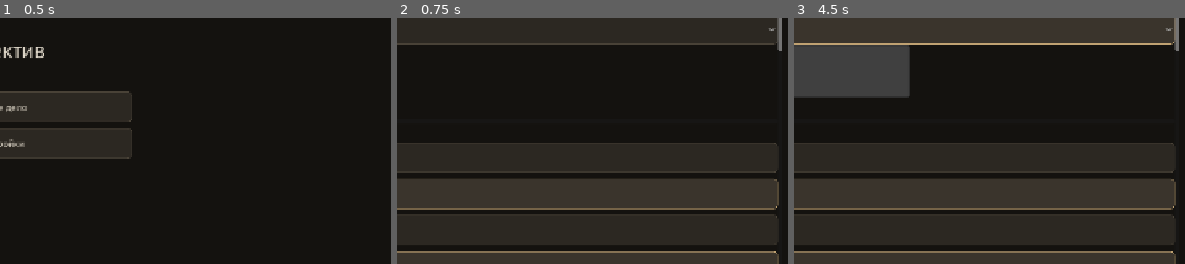
Above: before the commit, frames 1-3 (left to right).
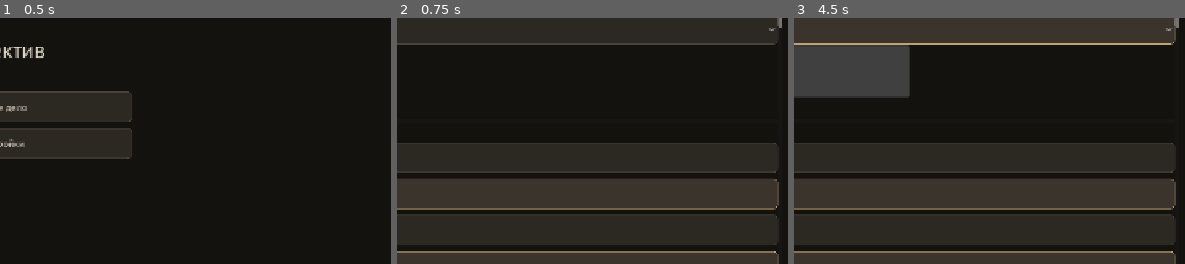
Above: after the commit, the same moments.

Repository: o5wtf/-
Game: Godot game, scene res://src/main.tscn
Same seed, same stepped clock (60 frames per second), same inputs: the game is played once before the commit and once after it.
Inputs (mouse positions are % of the whole screen's width and height, from its top left):
- Up to frame 1 (0.5 s): no input
- Up to frame 2 (0.75 s): click "Новое дело" at 0.5 s
- Up to frame 3 (4.5 s): click (46, 17) at 1.27 s; type "12" at 1.35 s; click "Показать" at 2 s; click "Скрыть" at 2.75 s; click "Проверить связь" at 3.5 s; click "gemini-3.5-flash-lite" at 4.25 s
The pictures show only the part of the screen within x 50-100%, y 33-83%; the shares and areas given below are measured in that part.

Frame 1 is identical in both runs. In frame 2, 0.1% of the frame differs, in the area x 97-99%, y 3-14%; in frame 3, 0.1%.

Commit message:
Показать сырую диагностику системного распознавания.
Проверки идут на UI-потоке и возвращают SDK, модель, исключения и список служб. Если isRecognitionAvailable молчит, но служба найдена, распознаватель создаётся по её ComponentName. Коды ошибок 10–15 совпадают с Android.

Co-authored-by: o5wtf <o5wtf@users.noreply.github.com>

Diff:
--- a/src/voice/system_stt.gd
+++ b/src/voice/system_stt.gd
@@ -23,55 +23,123 @@
 
 
 static func plugin_available() -> bool:
-	if not Engine.has_singleton(PLUGIN):
-		return false
-	var live: Object = Engine.get_singleton(PLUGIN)
-	if live == null or not live.has_method("isAvailable"):
-		return false
-	return bool(live.call("isAvailable"))
+	return available_from_report(_ensure_report())
+
+
+static func refresh_report() -> void:
+	_report_ready = false
+	_report = _pull_report()
+	_report_ready = true
+
+
+static func available_from_report(report: Dictionary) -> bool:
+	if bool(report.get("is_recognition_available", false)):
+		return true
+	if bool(report.get("on_device_available", false)):
+		return true
+	var services: Variant = report.get("services", [])
+	return services is Array and not (services as Array).is_empty()
 
 
 static func user_hint() -> String:
 	if not Engine.has_singleton(PLUGIN):
 		return "Системное распознавание не встроено в сборку"
+	var report := _ensure_report()
+	if str(report.get("activity", "")) == "missing":
+		return "Системное распознавание ещё не готово. Нажмите «Проверить снова»."
+	if available_from_report(report):
+		return ""
+	return "Служба распознавания речи не видна приложению"
+
+
+static func status_lines() -> PackedStringArray:
+	return lines_from_report(_ensure_report(), _record_state())
+
+
+static func lines_from_report(report: Dictionary, record_audio: String) -> PackedStringArray:
+	if report.is_empty():
+		return PackedStringArray([
+			"plugin=missing",
+			"sdk_int=n/a",
+			"manufacturer=",
+			"model=",
+			"activity=missing",
+			"is_recognition_available=no",
+			"is_recognition_available_error=",
+			"on_device_available=no",
+			"on_device_available_error=",
+			"services=",
+			"services_error=",
+			"voice_recognition_service=",
+			"voice_recognition_service_error=",
+			"record_audio=%s" % record_audio,
+			"причина=плагин не загружен",
+		])
+	var lines := PackedStringArray([
+		"plugin=loaded",
+		"sdk_int=%s" % str(report.get("sdk_int", "n/a")),
+		"manufacturer=%s" % str(report.get("manufacturer", "")),
+		"model=%s" % str(report.get("model", "")),
+		"activity=%s" % str(report.get("activity", "")),
+		"is_recognition_available=%s" % _yes_no(report.get("is_recognition_available", false)),
+		"is_recognition_available_error=%s" % str(report.get("is_recognition_available_error", "")),
+		"on_device_available=%s" % _yes_no(report.get("on_device_available", false)),
+		"on_device_available_error=%s" % str(report.get("on_device_available_error", "")),
+		"services=%s" % _service_text(report.get("services", [])),
+		"services_error=%s" % str(report.get("services_error", "")),
+		"voice_recognition_service=%s" % str(report.get("voice_recognition_service", "")),
+		"voice_recognition_service_error=%s" % str(report.get("voice_recognition_service_error", "")),
+		"record_audio=%s" % record_audio,
+		"причина=%s" % _reason(report),
+	])
+	return lines
+
+
+static func _yes_no(value: Variant) -> String:
+	return "yes" if bool(value) else "no"
+
+
+static func _service_text(value: Variant) -> String:
+	if value is not Array:
+		return ""
+	var parts: PackedStringArray = PackedStringArray()
+	for item in value:
+		if item is Dictionary:
+			parts.append("%s/%s" % [str(item.get("package", "")), str(item.get("class", ""))])
+	return ",".join(parts)
+
+
+static func _reason(report: Dictionary) -> String:
+	if str(report.get("activity", "")) == "missing":
+		return "нет activity"
+	if available_from_report(report):
+		return "доступно"
+	if str(report.get("services_error", "")) != "":
+		return str(report.get("services_error", ""))
+	return "служба распознавания не найдена"
+
+
+static var _report: Dictionary = {}
+static var _report_ready: bool = false
+
+
+static func _ensure_report() -> Dictionary:
+	if not _report_ready:
+		refresh_report()
+	return _report
+
+
+static func _pull_report() -> Dictionary:
+	if not Engine.has_singleton(PLUGIN):
+		return {}
 	var live: Object = Engine.get_singleton(PLUGIN)
-	var service := _flag(live, "recognitionServiceAvailable")
-	var device := _flag(live, "onDeviceAvailable")
-	if not service and not device:
-		return "Служба распознавания речи не видна приложению"
-	return ""
-
-
-static func status_lines() -> PackedStringArray:
-	var loaded := Engine.has_singleton(PLUGIN)
-	var service := "unknown"
-	var device := "unknown"
-	var api := "n/a"
-	var reason := "плагин не загружен"
-	if loaded:
-		var live: Object = Engine.get_singleton(PLUGIN)
-		service = "yes" if _flag(live, "recognitionServiceAvailable") else "no"
-		device = "yes" if _flag(live, "onDeviceAvailable") else "no"
-		if live != null and live.has_method("apiLevel"):
-			api = str(int(live.call("apiLevel")))
-		if service == "yes" or device == "yes":
-			reason = "доступно"
-		else:
-			reason = "служба распознавания не найдена"
-	return PackedStringArray([
-		"plugin=%s" % ("loaded" if loaded else "missing"),
-		"recognition_service=%s" % service,
-		"on_device=%s" % device,
-		"api=%s" % api,
-		"record_audio=%s" % _record_state(),
-		"причина=%s" % reason,
-	])
-
-
-static func _flag(live: Object, method_name: String) -> bool:
-	if live == null or not live.has_method(method_name):
-		return false
-	return bool(live.call(method_name))
+	if live == null:
+		return {}
+	var raw := str(live.call("diagnosticsJson"))
+	var parsed: Variant = JSON.parse_string(raw)
+	if parsed is Dictionary:
+		return parsed
+	return {"parse_error": raw}
 
 
 static func _record_state() -> String:
@@ -110,6 +178,8 @@
 			return "Язык распознавания недоступен"
 		"cannot_check":
 			return "Не удалось проверить распознавание"
+		"cannot_listen_to_download_events":
+			return "Не удалось слушать загрузку языка"
 		"too_many_requests":
 			return "Слишком много запросов к распознаванию"
 		"timeout":
@@ -143,15 +213,17 @@
 		9:
 			return "permissions"
 		10:
+			return "too_many_requests"
+		11:
 			return "server_disconnected"
-		11:
+		12:
 			return "language_not_supported"
-		12:
+		13:
 			return "language_unavailable"
-		13:
+		14:
 			return "cannot_check"
-		14:
-			return "too_many_requests"
+		15:
+			return "cannot_listen_to_download_events"
 		_:
 			return "unavailable"
 
--- a/tests/test_system_stt.gd
+++ b/tests/test_system_stt.gd
@@ -29,15 +29,18 @@
 	assert_eq(SystemStt.code_from_android(4), "server")
 	assert_eq(SystemStt.code_from_android(5), "client")
 	assert_eq(SystemStt.code_from_android(6), "speech_timeout")
-	assert_eq(SystemStt.code_from_android(10), "server_disconnected")
-	assert_eq(SystemStt.code_from_android(11), "language_not_supported")
-	assert_eq(SystemStt.code_from_android(12), "language_unavailable")
-	assert_eq(SystemStt.code_from_android(13), "cannot_check")
-	assert_eq(SystemStt.code_from_android(14), "too_many_requests")
+	assert_eq(SystemStt.code_from_android(10), "too_many_requests")
+	assert_eq(SystemStt.code_from_android(11), "server_disconnected")
+	assert_eq(SystemStt.code_from_android(12), "language_not_supported")
+	assert_eq(SystemStt.code_from_android(13), "language_unavailable")
+	assert_eq(SystemStt.code_from_android(14), "cannot_check")
+	assert_eq(SystemStt.code_from_android(15), "cannot_listen_to_download_events")
+	assert_eq(SystemStt.hint_for_code("too_many_requests"), "Слишком много запросов к распознаванию")
 	assert_eq(SystemStt.hint_for_code("server_disconnected"), "Сервер распознавания отключился")
 	assert_eq(SystemStt.hint_for_code("language_not_supported"), "Язык распознавания не поддерживается")
 	assert_eq(SystemStt.hint_for_code("language_unavailable"), "Язык распознавания недоступен")
 	assert_eq(SystemStt.hint_for_code("cannot_check"), "Не удалось проверить распознавание")
+	assert_eq(SystemStt.hint_for_code("cannot_listen_to_download_events"), "Не удалось слушать загрузку языка")
 	assert_eq(SystemStt.hint_for_code("audio"), "Не слышно микрофон. Говорите ближе")
 	assert_eq(SystemStt.hint_for_code("client"), "Сбой распознавания на устройстве")
 	assert_eq(SystemStt.hint_for_code("server"), "Сервер распознавания не ответил")
@@ -316,10 +319,36 @@
 	var lines := SystemStt.status_lines()
 	var joined := "\n".join(lines)
 	assert_true(joined.contains("plugin=missing"))
-	assert_true(joined.contains("recognition_service=unknown"))
-	assert_true(joined.contains("on_device=unknown"))
+	assert_true(joined.contains("sdk_int=n/a"))
+	assert_true(joined.contains("is_recognition_available=no"))
+	assert_true(joined.contains("on_device_available=no"))
 	assert_true(joined.contains("record_audio=n/a"))
+	assert_true(joined.contains("причина=плагин не загружен"))
 	assert_eq(SystemStt.user_hint(), "Системное распознавание не встроено в сборку")
+	var found := {
+		"is_recognition_available": false,
+		"on_device_available": false,
+		"services": [{"package": "com.google.android.googlequicksearchbox", "class": "com.google.android.voicesearch.serviceapi.GoogleRecognitionService"}],
+		"sdk_int": 34,
+		"manufacturer": "Xiaomi",
+		"model": "Pad",
+		"activity": "present",
+		"is_recognition_available_error": "hidden",
+		"on_device_available_error": "",
+		"services_error": "",
+		"voice_recognition_service": "com.google.android.googlequicksearchbox/.RecognitionService",
+		"voice_recognition_service_error": "",
+	}
+	assert_true(SystemStt.available_from_report(found))
+	var detailed := "\n".join(SystemStt.lines_from_report(found, "granted"))
+	assert_true(detailed.contains("sdk_int=34"))
+	assert_true(detailed.contains("manufacturer=Xiaomi"))
+	assert_true(detailed.contains("googlequicksearchbox"))
+	assert_true(detailed.contains("is_recognition_available_error=hidden"))
+	assert_true(detailed.contains("причина=доступно"))
+	assert_true(source.contains("diagnosticsJson"))
+	assert_true(source.contains("queryIntentServices"))
+	assert_true(source.contains("createSpeechRecognizer"))
 	_assert_apk_checker()
 	var workflow := FileAccess.get_file_as_string("res://.github/workflows/build.yml")
 	assert_true(workflow.contains("stage_system_speech.sh"))
--- a/tests/test_ui_smoke.gd
+++ b/tests/test_ui_smoke.gd
@@ -3,7 +3,7 @@
 const SCENES := {
 	"res://src/main.tscn": ["NewCaseButton", "ContinueButton", "RestartButton", "SettingsButton"],
 	"res://ui/screens/main_menu.tscn": ["NewCaseButton", "ContinueButton", "RestartButton", "SettingsButton"],
-	"res://ui/screens/settings.tscn": ["KeyField", "ShowKeyButt …(270 unchanged characters)… e", "SttHintLabel", "SpeechDiagLabel", "PlayLastMicButton", "SaveButton", "BackButton"],
+	"res://ui/screens/settings.tscn": ["KeyField", "ShowKeyButt …(270 unchanged characters)… e", "SttHintLabel", "SpeechDiagLabel", "SttRecheckButton", "PlayLastMicButton", "SaveButton", "BackButton"],
 	"res://ui/screens/briefing.tscn": ["TitleLabel", "BriefingLabel", "StartButton"],
 	"res://ui/screens/suspects.tscn": ["List"],
 	"res://ui/screens/interrogation.tscn": ["SendButton", "PromptField", "EvidenceButton", "NotebookButton", "Contradictio …(233 unchanged characters)…
--- a/ui/screens/settings.gd
+++ b/ui/screens/settings.gd
@@ -150,6 +150,10 @@
 	_speech_diag.autowrap_mode = TextServer.AUTOWRAP_WORD_SMART
 	_speech_diag.add_theme_color_override("font_color", NoirTheme.MUTED)
 	scroll_box.add_child(_speech_diag)
+	var recheck := UiWidgets.button(UiStrings.STT_RECHECK, "SttRecheckButton")
+	recheck.pressed.connect(_recheck_stt)
+	scroll_box.add_child(recheck)
+	_stt.item_selected.connect(_on_stt_picked)
 	var play_last := UiWidgets.button(UiStrings.MIC_PLAY_LAST, "PlayLastMicButton")
 	play_last.pressed.connect(_play_last_recording)
 	scroll_box.add_child(play_last)
@@ -197,15 +201,12 @@
 	_intonation.button_pressed = store.voice_intonation
 	_mic.button_pressed = store.mic_enabled
 	_mic_mode.select(0)
+	SystemStt.refresh_report()
 	var system_ok := SystemStt.plugin_available()
 	_stt.select(1 if store.stt_backend == "system" else 0)
 	_stt.set_item_disabled(1, not system_ok)
 	_stt_offline.button_pressed = store.stt_offline
-	var hint := SystemStt.user_hint()
-	_stt_hint.text = hint
-	_stt_hint.visible = hint != ""
-	if _speech_diag != null:
-		_speech_diag.text = "\n".join(SystemStt.status_lines())
+	_show_stt_diag()
 	_engine.select(1 if store.voice_engine == "gemini" else 0)
 	_loading = false
 	_spend.text = _spend_text()
@@ -290,6 +291,32 @@
 	}
 
 
+func _recheck_stt() -> void:
+	SystemStt.refresh_report()
+	_show_stt_diag()
+
+
+func _on_stt_picked(index: int) -> void:
+	if _loading:
+		return
+	SystemStt.refresh_report()
+	_show_stt_diag()
+	if index == 1 and not SystemStt.plugin_available():
+		_loading = true
+		_stt.select(0)
+		_loading = false
+
+
+func _show_stt_diag() -> void:
+	var system_ok := SystemStt.plugin_available()
+	_stt.set_item_disabled(1, not system_ok)
+	var hint := SystemStt.user_hint()
+	_stt_hint.text = hint
+	_stt_hint.visible = hint != ""
+	if _speech_diag != null:
+		_speech_diag.text = "\n".join(SystemStt.status_lines())
+
+
 func _show_voice_log(label: Label, mic_diag: Label) -> void:
 	if label != null and is_instance_valid(label):
 		label.text = "\n".join(Speaker.voice_log)
--- a/ui/strings.gd
+++ b/ui/strings.gd
@@ -38,6 +38,7 @@
 const STT_GEMINI := "Gemini"
 const STT_SYSTEM := "Системное (Android)"
 const STT_OFFLINE := "Предпочитать офлайн"
+const STT_RECHECK := "Проверить снова"
 const STT_UNAVAILABLE := "Системное распознавание недоступно"
 const MIC_PUSH := "Держи, чтобы говорить"
 const MIC_HANDS_FREE := "Постоянное прослушивание"
Not shown, changed: addons/system_speech/src/SystemSpeechPlugin.kt
